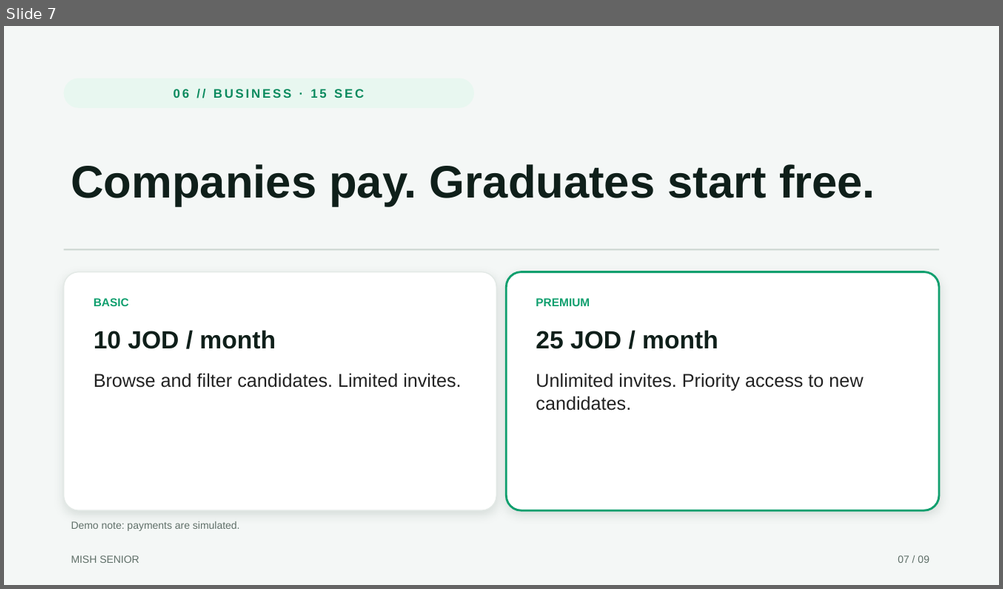
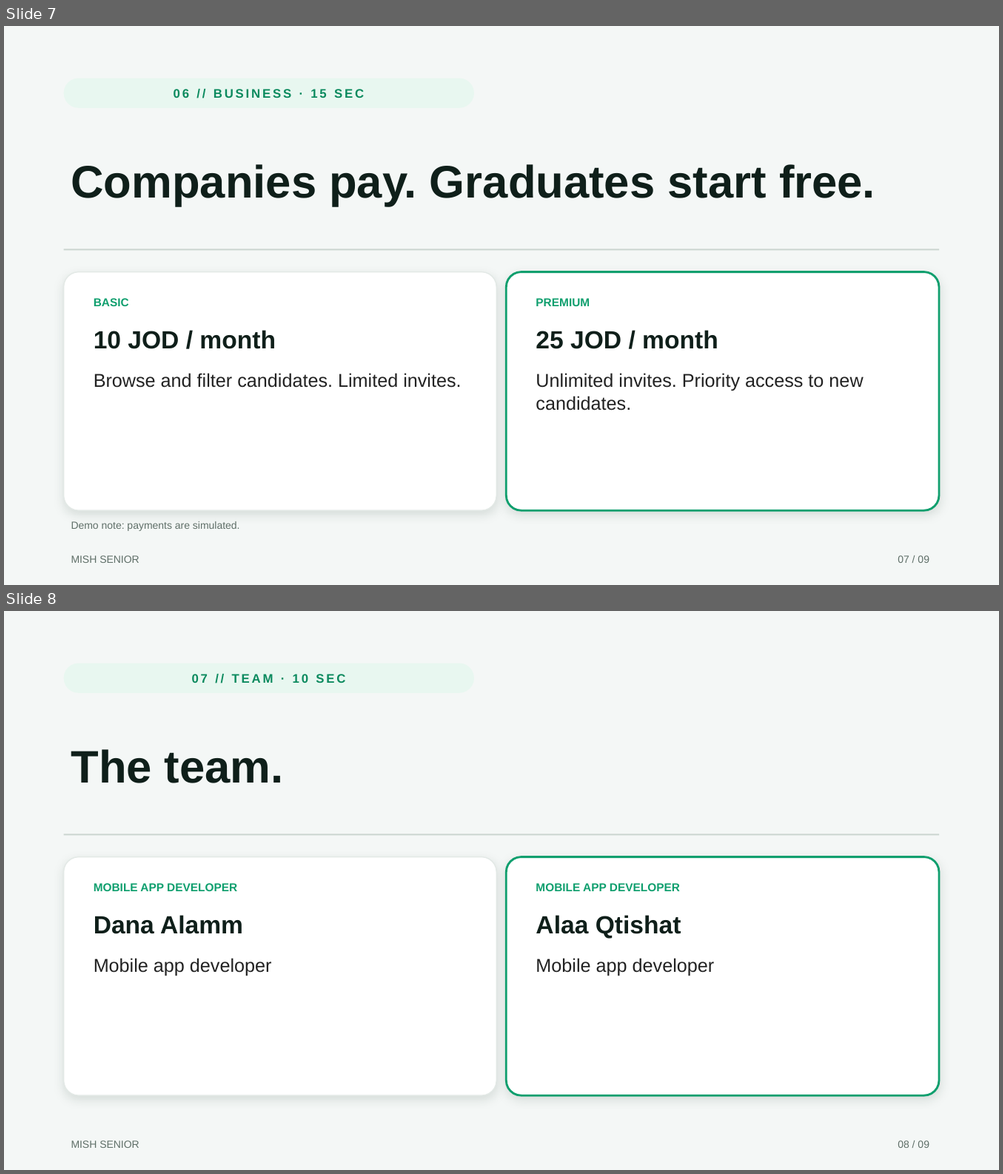
Before and after one commit to dana-alamm/MobilePhonyModes, a slide deck: presentation/Mish-Senior-Pitch.pptx. Shown one above the other, each under a label of ours: slide 7 before the commit, slides 7 and 8 after it. The pictures are 1003x589 and 1003x1174 pixels, drawn with LibreOffice and Linux fonts; fonts in the diff are those of the drawing. Boxes give left, top, right and bottom in pixels: in the first picture for what was removed or moved away, otherwise in the second. Text is boxed around its words. In the diff, an @@ line names an element or a change of style, - is before the commit and + after.

```diff
--- a/presentation/Mish-Senior-Pitch.pptx
+++ b/presentation/Mish-Senior-Pitch.pptx
@@ slide 8 added at [4, 611, 999, 1170], background #F4F7F6 @@
@@ rounded rectangle added at [64, 664, 474, 693], fill #E8F7F0, 12 pt, text #0B8A5E, bold @@
+07 // TEAM · 10 SEC
@@ text added at [71, 749, 284, 783], 44 pt, text #0F1F1A, bold @@
+The team.
@@ line added from (64, 834) to (939, 834), #CBD5D0 1.5 pt @@
@@ rounded rectangle added at [64, 857, 496, 1096], fill #FFFFFF, outline #E3E9E6 1 pt @@
@@ rounded rectangle added at [506, 857, 939, 1096], fill #FFFFFF, outline #0F9F6E 2 pt @@
@@ text added at [94, 883, 237, 891], 11 pt, text #0F9F6E, bold @@
+MOBILE APP DEVELOPER
@@ text added at [535, 883, 680, 891], 11 pt, text #0F9F6E, bold @@
+MOBILE APP DEVELOPER
@@ text added at [94, 915, 243, 934], 24 pt, text #0F1F1A, bold @@
+Dana Alamm
@@ text added at [535, 915, 681, 939], 24 pt, text #0F1F1A, bold @@
+Alaa Qtishat
@@ text added at [94, 958, 272, 977], 18 pt, text #222222 @@
+Mobile app developer
@@ text added at [535, 958, 714, 977], 18 pt, text #222222 @@
+Mobile app developer
@@ text added at [71, 1141, 139, 1148], 10 pt, text #5F6F68 @@
+MISH SENIOR
@@ text added at [897, 1141, 929, 1148], 10 pt, text #5F6F68 @@
+08 / 09
```
Also in this commit, not shown: 1 slide removed, 2 other files.
